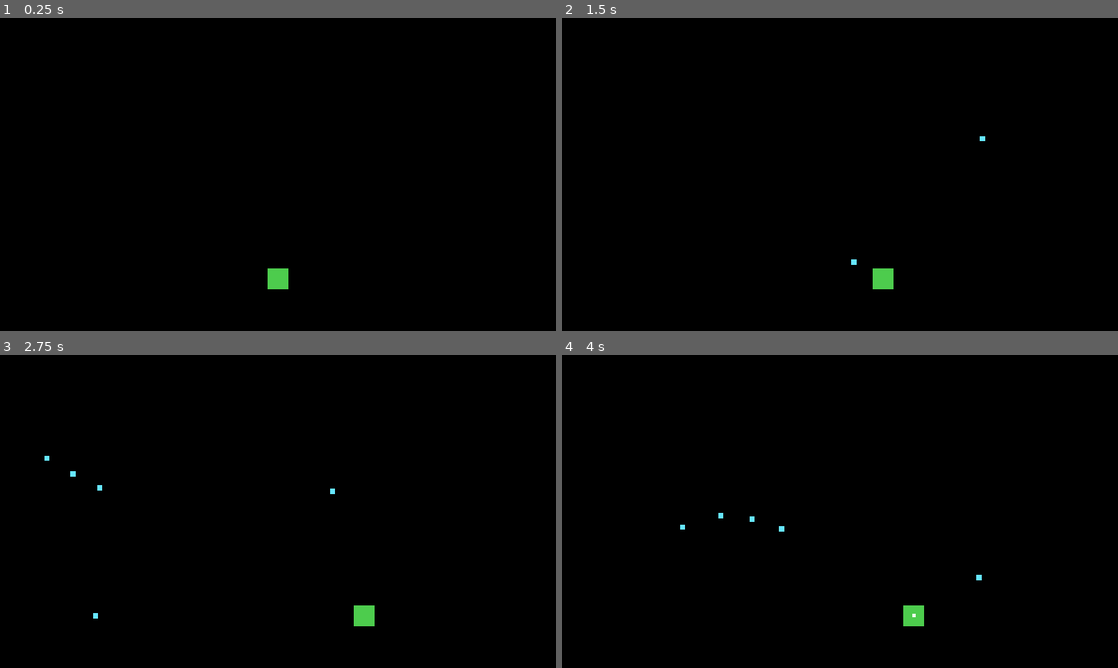
Above: before the commit, frames 1-4 (two rows, left to right).
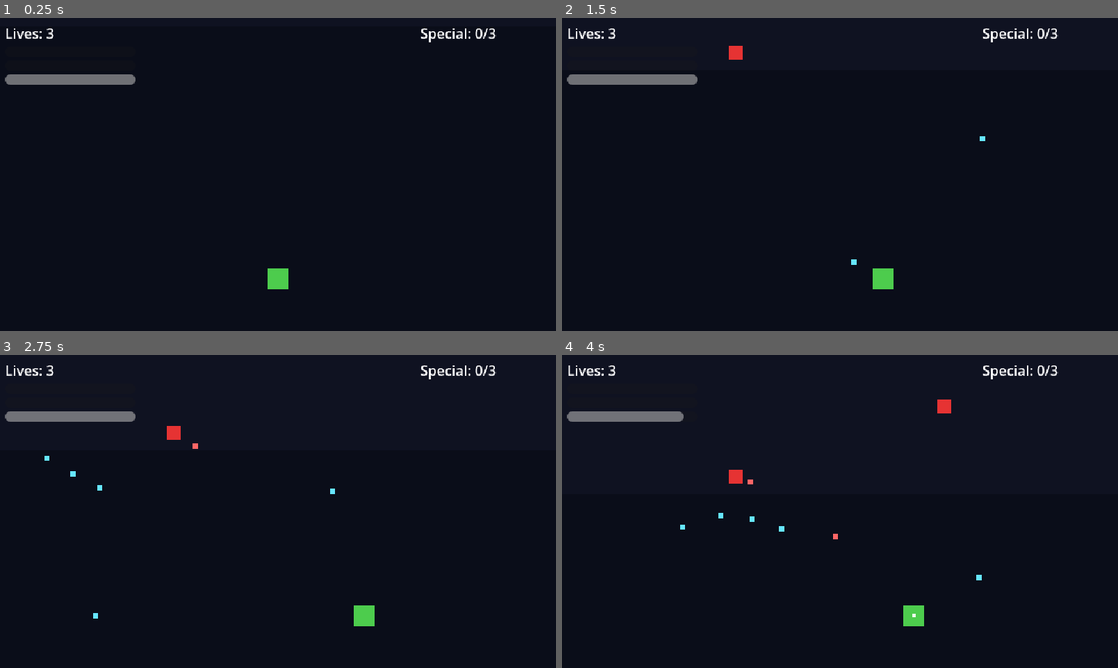
Above: after the commit, the same moments.

Repository: Funfetsunk/terra-intercept
Game: Godot game, scene res://scenes/levels/vertical_slice.tscn
Two runs of this game, one before a commit and one after it. Both use one fixed random seed, a clock stepped at 60 frames per second and the inputs below.
Inputs (mouse positions are in pixels of both pictures, inside the frame that each line leads up to):
- Up to frame 1 (0.25 s): no input
- Up to frame 2 (1.5 s): tap Enter (ui_accept) at 0.5, 0.77 s; move the mouse to (962, 158) at 0.52 s; hold D (p1_move_right) 0.53-1.25 s; click (962, 158) at 0.6 s; drag from (728, 190) to (884, 277) at 1.27 s
- Up to frame 3 (2.75 s): move the mouse to (333, 442) at 2.02 s; hold D (p1_move_right) from 2.03 s (still down); right-click (333, 442) at 2.1 s; click (333, 442) at 2.17 s
- Up to frame 4 (4 s): release D (p1_move_right) at 2.75 s; drag from (812, 574) to (673, 464) at 2.77 s; move the mouse to (1006, 558) at 3.52 s; hold A (p1_move_left) from 3.53 s (still down); hold Shift (p1_focus) from 3.53 s (still down); click (1006, 558) at 3.67 s; tap Enter (ui_accept) at 3.77 s

The runs differ from the first frame. In frame 1, 100% of the frame differs, in the area x 0-100%, y 0-100%; in frame 2, 100%; in frame 3, 100%; in frame 4, 100%.

Commit message:
Add HUD, enemy types, boss, and vertical slice level
EnemyBase shared movement/pattern-firing logic with Drone, Swarmer,
and Spinner variants; a two-phase Boss; a placeholder HUD bound to
player signals; a scrolling background; and a data-driven
EnemySpawner tying it all together in vertical_slice.tscn as the
project's main scene.

Verified in-editor: movement/aim/fire, focus drain/refill,
shield-then-hull damage with hit invincibility, lives/respawn, all
three enemy patterns, the circle special, and boss phase-swap all
behave correctly, holding steady 60fps with 4000 active bullets and
1 draw call on the Iris Xe target hardware.

Co-Authored-By: Claude Sonnet 5 <noreply@anthropic.com>
Claude-Session: https://claude.ai/code/session_01Nh3aPMJzmkSArqwMqRdZHh

Diff:
--- /dev/null
+++ b/data/missions/spawn_boss_01.tres
@@ -0,0 +1,10 @@
+[gd_resource type="Resource" script_class="SpawnEntry" load_steps=3 format=3]
+
+[ext_resource type="Script" path="res://scripts/resources/spawn_entry.gd" id="1"]
+[ext_resource type="PackedScene" path="res://scenes/bosses/boss.tscn" id="2"]
+
+[resource]
+script = ExtResource("1")
+scene = ExtResource("2")
+spawn_time = 18.0
+spawn_position = Vector2(320, -60)
--- /dev/null
+++ b/data/missions/spawn_drone_01.tres
@@ -0,0 +1,10 @@
+[gd_resource type="Resource" script_class="SpawnEntry" load_steps=3 format=3]
+
+[ext_resource type="Script" path="res://scripts/resources/spawn_entry.gd" id="1"]
+[ext_resource type="PackedScene" path="res://scenes/enemies/drone.tscn" id="2"]
+
+[resource]
+script = ExtResource("1")
+scene = ExtResource("2")
+spawn_time = 1.0
+spawn_position = Vector2(200, 20)
--- /dev/null
+++ b/data/missions/spawn_drone_02.tres
@@ -0,0 +1,10 @@
+[gd_resource type="Resource" script_class="SpawnEntry" load_steps=3 format=3]
+
+[ext_resource type="Script" path="res://scripts/resources/spawn_entry.gd" id="1"]
+[ext_resource type="PackedScene" path="res://scenes/enemies/drone.tscn" id="2"]
+
+[resource]
+script = ExtResource("1")
+scene = ExtResource("2")
+spawn_time = 3.0
+spawn_position = Vector2(440, 20)
--- /dev/null
+++ b/data/missions/spawn_drone_03.tres
@@ -0,0 +1,10 @@
+[gd_resource type="Resource" script_class="SpawnEntry" load_steps=3 format=3]
+
+[ext_resource type="Script" path="res://scripts/resources/spawn_entry.gd" id="1"]
+[ext_resource type="PackedScene" path="res://scenes/enemies/drone.tscn" id="2"]
+
+[resource]
+script = ExtResource("1")
+scene = ExtResource("2")
+spawn_time = 14.0
+spawn_position = Vector2(320, 20)
--- /dev/null
+++ b/data/missions/spawn_spinner_01.tres
@@ -0,0 +1,10 @@
+[gd_resource type="Resource" script_class="SpawnEntry" load_steps=3 format=3]
+
+[ext_resource type="Script" path="res://scripts/resources/spawn_entry.gd" id="1"]
+[ext_resource type="PackedScene" path="res://scenes/enemies/spinner.tscn" id="2"]
+
+[resource]
+script = ExtResource("1")
+scene = ExtResource("2")
+spawn_time = 11.0
+spawn_position = Vector2(320, 20)
--- /dev/null
+++ b/data/missions/spawn_swarmer_01.tres
@@ -0,0 +1,10 @@
+[gd_resource type="Resource" script_class="SpawnEntry" load_steps=3 format=3]
+
+[ext_resource type="Script" path="res://scripts/resources/spawn_entry.gd" id="1"]
+[ext_resource type="PackedScene" path="res://scenes/enemies/swarmer.tscn" id="2"]
+
+[resource]
+script = ExtResource("1")
+scene = ExtResource("2")
+spawn_time = 6.0
+spawn_position = Vector2(150, 20)
--- /dev/null
+++ b/data/missions/spawn_swarmer_02.tres
@@ -0,0 +1,10 @@
+[gd_resource type="Resource" script_class="SpawnEntry" load_steps=3 format=3]
+
+[ext_resource type="Script" path="res://scripts/resources/spawn_entry.gd" id="1"]
+[ext_resource type="PackedScene" path="res://scenes/enemies/swarmer.tscn" id="2"]
+
+[resource]
+script = ExtResource("1")
+scene = ExtResource("2")
+spawn_time = 8.0
+spawn_position = Vector2(490, 20)
--- /dev/null
+++ b/scenes/bosses/boss.gd
@@ -0,0 +1,20 @@
+extends EnemyBase
+
+@export var hover_y: float = 70.0
+
+var _phase2_active: bool = false
+
+func _process_movement(delta: float) -> void:
+	if global_position.y < hover_y:
+		global_position.y = min(hover_y, global_position.y + data.move_speed * delta)
+
+func take_damage(amount: float) -> bool:
+	var was_kill: bool = super.take_damage(amount)
+	var bd: BossData = data as BossData
+	if not _phase2_active and bd != null and hull_current <= bd.hull_max * bd.phase_2_hp_threshold:
+		_phase2_active = true
+		_current_pattern = bd.phase_2_pattern
+		_burst_index = 0
+		if _current_pattern != null:
+			_rng.seed = _current_pattern.rng_seed
+	return was_kill
--- /dev/null
+++ b/scenes/bosses/boss.tscn
@@ -0,0 +1,26 @@
+[gd_scene format=3 uid="uid://8an6xs20iikn"]
+
+[ext_resource type="Script" uid="uid://blx0exha146r7" path="res://scenes/bosses/boss.gd" id="1_rdia2"]
+[ext_resource type="Resource" path="res://data/enemies/boss_data.tres" id="2_buxl7"]
+
+[sub_resource type="CircleShape2D" id="CircleShape2D_tsxae"]
+radius = 32.0
+
+[node name="Boss" type="Node2D" unique_id=1719301672]
+script = ExtResource("1_rdia2")
+data = ExtResource("2_buxl7")
+
+[node name="Sprite" type="ColorRect" parent="." unique_id=452256481]
+offset_left = -40.0
+offset_top = -40.0
+offset_right = 40.0
+offset_bottom = 40.0
+mouse_filter = 2
+color = Color(0.55, 0.1, 0.15, 1)
+
+[node name="Hitbox" type="Area2D" parent="." unique_id=524534122]
+collision_layer = 4
+collision_mask = 0
+
+[node name="CollisionShape2D" type="CollisionShape2D" parent="Hitbox" unique_id=226634705]
+shape = SubResource("CircleShape2D_tsxae")
--- /dev/null
+++ b/scenes/enemies/drone.gd
@@ -0,0 +1,6 @@
+extends EnemyBase
+
+func _process_movement(delta: float) -> void:
+	global_position.y += data.move_speed * delta
+	if global_position.y > despawn_y:
+		queue_free()
--- /dev/null
+++ b/scenes/enemies/drone.tscn
@@ -0,0 +1,26 @@
+[gd_scene format=3 uid="uid://dtnhnyl0x1y01"]
+
+[ext_resource type="Script" uid="uid://b7oa2k2dr8s8b" path="res://scenes/enemies/drone.gd" id="1_y3ws1"]
+[ext_resource type="Resource" path="res://data/enemies/drone_data.tres" id="2_dyfay"]
+
+[sub_resource type="CircleShape2D" id="CircleShape2D_xgp3v"]
+radius = 8.0
+
+[node name="Drone" type="Node2D" unique_id=1407336247]
+script = ExtResource("1_y3ws1")
+data = ExtResource("2_dyfay")
+
+[node name="Sprite" type="ColorRect" parent="." unique_id=1197201755]
+offset_left = -8.0
+offset_top = -8.0
+offset_right = 8.0
+offset_bottom = 8.0
+mouse_filter = 2
+color = Color(0.9, 0.2, 0.2, 1)
+
+[node name="Hitbox" type="Area2D" parent="." unique_id=827291806]
+collision_layer = 4
+collision_mask = 0
+
+[node name="CollisionShape2D" type="CollisionShape2D" parent="Hitbox" unique_id=137391378]
+shape = SubResource("CircleShape2D_xgp3v")
--- /dev/null
+++ b/scenes/enemies/spinner.gd
@@ -0,0 +1,7 @@
+extends EnemyBase
+
+@export var hover_y: float = 90.0
+
+func _process_movement(delta: float) -> void:
+	if global_position.y < hover_y:
+		global_position.y = min(hover_y, global_position.y + data.move_speed * delta)
--- /dev/null
+++ b/scenes/enemies/spinner.tscn
@@ -0,0 +1,26 @@
+[gd_scene format=3 uid="uid://c0sc58a1pi75i"]
+
+[ext_resource type="Script" uid="uid://bt14cegymgsre" path="res://scenes/enemies/spinner.gd" id="1_ri1m3"]
+[ext_resource type="Resource" path="res://data/enemies/spinner_data.tres" id="2_3ywtc"]
+
+[sub_resource type="CircleShape2D" id="CircleShape2D_bv7vm"]
+radius = 9.0
+
+[node name="Spinner" type="Node2D" unique_id=809012489]
+script = ExtResource("1_ri1m3")
+data = ExtResource("2_3ywtc")
+
+[node name="Sprite" type="ColorRect" parent="." unique_id=160682957]
+offset_left = -9.0
+offset_top = -9.0
+offset_right = 9.0
+offset_bottom = 9.0
+mouse_filter = 2
+color = Color(0.7, 0.2, 0.9, 1)
+
+[node name="Hitbox" type="Area2D" parent="." unique_id=440482796]
+collision_layer = 4
+collision_mask = 0
+
+[node name="CollisionShape2D" type="CollisionShape2D" parent="Hitbox" unique_id=769391360]
+shape = SubResource("CircleShape2D_bv7vm")
--- /dev/null
+++ b/scenes/enemies/swarmer.gd
@@ -0,0 +1,18 @@
+extends EnemyBase
+
+@export var strafe_amplitude_px: float = 40.0
+@export var strafe_frequency_hz: float = 0.6
+
+var _spawn_x: float = 0.0
+var _elapsed: float = 0.0
+
+func _ready() -> void:
+	super._ready()
+	_spawn_x = global_position.x
+
+func _process_movement(delta: float) -> void:
+	_elapsed += delta
+	global_position.y += data.move_speed * delta
+	global_position.x = _spawn_x + sin(_elapsed * TAU * strafe_frequency_hz) * strafe_amplitude_px
+	if global_position.y > despawn_y:
+		queue_free()
--- /dev/null
+++ b/scenes/enemies/swarmer.tscn
@@ -0,0 +1,26 @@
+[gd_scene format=3 uid="uid://c2ntt3im5qe7m"]
+
+[ext_resource type="Script" uid="uid://c80pw5bvot3ny" path="res://scenes/enemies/swarmer.gd" id="1_u711w"]
+[ext_resource type="Resource" path="res://data/enemies/swarmer_data.tres" id="2_big0i"]
+
+[sub_resource type="CircleShape2D" id="CircleShape2D_8lfaa"]
+radius = 7.0
+
+[node name="Swarmer" type="Node2D" unique_id=676977858]
+script = ExtResource("1_u711w")
+data = ExtResource("2_big0i")
+
+[node name="Sprite" type="ColorRect" parent="." unique_id=1980332653]
+offset_left = -7.0
+offset_top = -7.0
+offset_right = 7.0
+offset_bottom = 7.0
+mouse_filter = 2
+color = Color(0.95, 0.55, 0.1, 1)
+
+[node name="Hitbox" type="Area2D" parent="." unique_id=1263550476]
+collision_layer = 4
+collision_mask = 0
+
+[node name="CollisionShape2D" type="CollisionShape2D" parent="Hitbox" unique_id=1016792493]
+shape = SubResource("CircleShape2D_8lfaa")
--- /dev/null
+++ b/scenes/hud/hud.gd
@@ -0,0 +1,36 @@
+extends CanvasLayer
+
+@onready var _lives_label: Label = $HUDRoot/LeftPanel/LivesLabel
+@onready var _shield_bar: ProgressBar = $HUDRoot/LeftPanel/ShieldBar
+@onready var _hull_bar: ProgressBar = $HUDRoot/LeftPanel/HullBar
+@onready var _focus_bar: ProgressBar = $HUDRoot/LeftPanel/FocusBar
+@onready var _special_label: Label = $HUDRoot/RightPanel/SpecialChargesLabel
+
+var _game_state: Node = null
+
+func bind_player(player: Node) -> void:
+	player.shield_changed.connect(_on_shield_changed)
+	player.hull_changed.connect(_on_hull_changed)
+	player.focus_changed.connect(_on_focus_changed)
+	player.special_charges_changed.connect(_on_special_changed)
+	_game_state = get_node("/root/GameState")
+	_game_state.life_lost.connect(_on_life_lost)
+	_lives_label.text = "Lives: %d" % _game_state.lives_remaining
+
+func _on_shield_changed(current: float, max_value: float) -> void:
+	_shield_bar.max_value = max_value
+	_shield_bar.value = current
+
+func _on_hull_changed(current: float, max_value: float) -> void:
+	_hull_bar.max_value = max_value
+	_hull_bar.value = current
+
+func _on_focus_changed(current: float, max_value: float) -> void:
+	_focus_bar.max_value = max_value
+	_focus_bar.value = current
+
+func _on_special_changed(current: int, max_value: int) -> void:
+	_special_label.text = "Special: %d/%d" % [current, max_value]
+
+func _on_life_lost(lives_remaining: int) -> void:
+	_lives_label.text = "Lives: %d" % lives_remaining
--- /dev/null
+++ b/scenes/hud/hud.tscn
@@ -0,0 +1,50 @@
+[gd_scene format=3 uid="uid://c1woeggvkgk0f"]
+
+[ext_resource type="Script" uid="uid://d0v1ssq1rlq0w" path="res://scenes/hud/hud.gd" id="1_48c2t"]
+
+[node name="HUD" type="CanvasLayer" unique_id=1725720245]
+script = ExtResource("1_48c2t")
+
+[node name="HUDRoot" type="Control" parent="." unique_id=1802526821]
+layout_mode = 3
+anchors_preset = 0
+offset_right = 640.0
+offset_bottom = 360.0
+mouse_filter = 2
+
+[node name="LeftPanel" type="VBoxContainer" parent="HUDRoot" unique_id=2079910361]
+layout_mode = 0
+offset_left = 6.0
+offset_top = 6.0
+offset_right = 156.0
+offset_bottom = 96.0
+
+[node name="LivesLabel" type="Label" parent="HUDRoot/LeftPanel" unique_id=1862482661]
+layout_mode = 2
+text = "Lives: 3"
+
+[node name="ShieldBar" type="ProgressBar" parent="HUDRoot/LeftPanel" unique_id=1070524969]
+custom_minimum_size = Vector2(120, 12)
+layout_mode = 2
+show_percentage = false
+
+[node name="HullBar" type="ProgressBar" parent="HUDRoot/LeftPanel" unique_id=1171664975]
+custom_minimum_size = Vector2(120, 12)
+layout_mode = 2
+show_percentage = false
+
+[node name="FocusBar" type="ProgressBar" parent="HUDRoot/LeftPanel" unique_id=2050544513]
+custom_minimum_size = Vector2(120, 12)
+layout_mode = 2
+show_percentage = false
+
+[node name="RightPanel" type="VBoxContainer" parent="HUDRoot" unique_id=83778539]
+layout_mode = 0
+offset_left = 484.0
+offset_top = 6.0
+offset_right = 634.0
+offset_bottom = 46.0
+
+[node name="SpecialChargesLabel" type="Label" parent="HUDRoot/RightPanel" unique_id=650194307]
+layout_mode = 2
+text = "Special: 0/3"
--- /dev/null
+++ b/scenes/levels/scrolling_background.gd
@@ -0,0 +1,12 @@
+extends Node2D
+
+@export var scroll_speed: float = 40.0
+@export var panel_height: float = 360.0
+
+@onready var _panels: Array[Control] = [$PanelA, $PanelB]
+
+func _physics_process(delta: float) -> void:
+	for panel: Control in _panels:
+		panel.position.y += scroll_speed * delta
+		if panel.position.y >= panel_height:
+			panel.position.y -= panel_height * 2.0
--- /dev/null
+++ b/scenes/levels/vertical_slice.gd
@@ -0,0 +1,8 @@
+extends Node2D
+
+@onready var _player: Node = $PlayerShip
+@onready var _hud: CanvasLayer = $HUD
+
+func _ready() -> void:
+	get_node("/root/GameState").start_new_run()
+	_hud.bind_player(_player)
--- a/scenes/levels/vertical_slice.tscn
+++ b/scenes/levels/vertical_slice.tscn
@@ -1,14 +1,20 @@
 [gd_scene format=3 uid="uid://dggg7ddlqp3vc"]
 
+[ext_resource type="Script" uid="uid://ebhoutquxh0v" path="res://scenes/levels/vertical_slice.gd" id="1_c33km"]
 [ext_resource type="PackedScene" uid="uid://bveh1trv7wuqf" path="res://scenes/player/player_ship.tscn" id="1_s6fwv"]
 [ext_resource type="Script" uid="uid://brvoh5s303sqb" path="res://scenes/player/player_ship.gd" id="2_7dx74"]
 [ext_resource type="Resource" path="res://data/ships/guardian_ship_data.tres" id="3_cjj60"]
 [ext_resource type="Script" uid="uid://ncywel0e8vw1" path="res://scenes/specials/squad_special_circle.gd" id="4_c33km"]
+[ext_resource type="PackedScene" uid="uid://c1woeggvkgk0f" path="res://scenes/hud/hud.tscn" id="6_yqhg2"]
+[ext_resource type="Script" uid="uid://d0v1ssq1rlq0w" path="res://scenes/hud/hud.gd" id="7_akqp4"]
+[ext_resource type="Script" uid="uid://c6cns2cik14l2" path="res://scenes/levels/scrolling_background.gd" id="8_akqp4"]
+[ext_resource type="Script" uid="uid://bgoiagdeo8ki4" path="res://scripts/systems/enemy_spawner.gd" id="9_axun0"]
 
 [sub_resource type="CircleShape2D" id="CircleShape2D_kjavq"]
 radius = 2.0
 
 [node name="VerticalSlice" type="Node2D" unique_id=1011628576]
+script = ExtResource("1_c33km")
 
 [node name="PlayerShip" type="Node2D" parent="." unique_id=1276083379 instance=ExtResource("1_s6fwv")]
 position = Vector2(320, 300)
@@ -41,3 +47,69 @@
 [node name="SpecialCircleVFX" type="Node2D" parent="PlayerShip" unique_id=1062415370]
 visible = false
 script = ExtResource("4_c33km")
+
+[node name="HUD" type="CanvasLayer" parent="." unique_id=1725720245 instance=ExtResource("6_yqhg2")]
+script = ExtResource("7_akqp4")
+
+[node name="HUDRoot" type="Control" parent="HUD" unique_id=1802526821]
+layout_mode = 3
+anchors_preset = 0
+offset_right = 640.0
+offset_bottom = 360.0
+mouse_filter = 2
+
+[node name="LeftPanel" type="VBoxContainer" parent="HUD/HUDRoot" unique_id=2079910361]
+layout_mode = 0
+offset_left = 6.0
+offset_top = 6.0
+offset_right = 156.0
+offset_bottom = 96.0
+
+[node name="LivesLabel" type="Label" parent="HUD/HUDRoot/LeftPanel" unique_id=1862482661]
+layout_mode = 2
+text = "Lives: 3"
+
+[node name="ShieldBar" type="ProgressBar" parent="HUD/HUDRoot/LeftPanel" unique_id=1070524969]
+custom_minimum_size = Vector2(120, 12)
+layout_mode = 2
+show_percentage = false
+
+[node name="HullBar" type="ProgressBar" parent="HUD/HUDRoot/LeftPanel" unique_id=1171664975]
+custom_minimum_size = Vector2(120, 12)
+layout_mode = 2
+show_percentage = false
+
+[node name="FocusBar" type="ProgressBar" parent="HUD/HUDRoot/LeftPanel" unique_id=2050544513]
+custom_minimum_size = Vector2(120, 12)
+layout_mode = 2
+show_percentage = false
+
+[node name="RightPanel" type="VBoxContainer" parent="HUD/HUDRoot" unique_id=83778539]
+layout_mode = 0
+offset_left = 484.0
+offset_top = 6.0
+offset_right = 634.0
+offset_bottom = 46.0
+
+[node name="SpecialChargesLabel" type="Label" parent="HUD/HUDRoot/RightPanel" unique_id=650194307]
+layout_mode = 2
+text = "Special: 0/3"
+
+[node name="Background" type="Node2D" parent="." unique_id=1016031914]
+z_index = -10
+script = ExtResource("8_akqp4")
+
+[node name="PanelA" type="ColorRect" parent="Background" unique_id=1404735857]
+offset_right = 640.0
+offset_bottom = 360.0
+mouse_filter = 2
+color = Color(0.04, 0.05, 0.1, 1)
+
+[node name="PanelB" type="ColorRect" parent="Background" unique_id=1910658661]
+offset_top = -360.0
+offset_right = 640.0
+mouse_filter = 2
+color = Color(0.06, 0.07, 0.13, 1)
+
+[node name="EnemySpawner" type="Node" parent="." unique_id=962530199]
+script = ExtResource("9_axun0")
--- /dev/null
+++ b/scripts/enemies/enemy_base.gd
@@ -0,0 +1,77 @@
+extends Node2D
+class_name EnemyBase
+
+signal enemy_destroyed(enemy: Node2D, score_value: int)
+
+@export var data: EnemyData
+@export var despawn_y: float = 400.0
+
+var hull_current: float = 0.0
+
+var _bullets: Node = null
+var _rng: RandomNumberGenerator = RandomNumberGenerator.new()
+var _burst_timer: float = 0.0
+var _burst_index: int = 0
+var _current_pattern: BulletPatternData = null
+
+func _ready() -> void:
+	_bullets = get_node("/root/BulletManager")
+	hull_current = data.hull_max
+	_current_pattern = data.pattern
+	if _current_pattern != null:
+		_rng.seed = _current_pattern.rng_seed
+		_burst_timer = _current_pattern.burst_interval
+	_bullets.register_enemy(self)
+
+func _exit_tree() -> void:
+	if _bullets != null:
+		_bullets.unregister_enemy(self)
+
+func _physics_process(delta: float) -> void:
+	_process_movement(delta)
+	_process_pattern(delta)
+
+func _process_movement(_delta: float) -> void:
+	pass
+
+func _process_pattern(delta: float) -> void:
+	if _current_pattern == null:
+		return
+	_burst_timer -= delta
+	if _burst_timer <= 0.0:
+		_fire_burst(_current_pattern)
+		_burst_timer += _current_pattern.burst_interval
+
+func _fire_burst(pattern: BulletPatternData) -> void:
+	var base_angle_deg: float = pattern.fixed_angle_degrees + pattern.rotation_per_burst_degrees * _burst_index
+	if pattern.aim_at_player:
+		var to_player: Vector2 = _bullets.get_player_position() - global_position
+		base_angle_deg = rad_to_deg(to_player.angle())
+	var count: int = max(1, pattern.burst_size)
+	var full_ring: bool = is_equal_approx(pattern.angle_spread_degrees, 360.0)
+	var angle_step: float = 0.0
+	if count > 1:
+		angle_step = pattern.angle_spread_degrees / float(count) if full_ring else pattern.angle_spread_degrees / float(count - 1)
+	for i in range(count):
+		var offset: float = angle_step * float(i) if full_ring else (-pattern.angle_spread_degrees / 2.0 + angle_step * float(i))
+		var angle_deg: float = base_angle_deg + offset
+		if pattern.jitter_degrees > 0.0:
+			angle_deg += _rng.randf_range(-pattern.jitter_degrees, pattern.jitter_degrees)
+		var rad: float = deg_to_rad(angle_deg)
+		var dir: Vector2 = Vector2(cos(rad), sin(rad))
+		_bullets.spawn_enemy_bullet(global_position, dir, pattern.bullet_speed, pattern.bullet_radius, pattern.bullet_color, pattern.bullet_lifetime, pattern.bullet_damage)
+	_burst_index += 1
+
+func take_damage(amount: float) -> bool:
+	hull_current = max(0.0, hull_current - amount)
+	if hull_current <= 0.0:
+		_die()
+		return true
+	return false
+
+func _die() -> void:
+	enemy_destroyed.emit(self, data.score_value)
+	queue_free()
+
+func get_hitbox_radius() -> float:
+	return data.hitbox_radius
--- /dev/null
+++ b/scripts/systems/enemy_spawner.gd
@@ -0,0 +1,30 @@
+extends Node
+
+@export var spawn_entries: Array[SpawnEntry] = [
+	preload("res://data/missions/spawn_drone_01.tres"),
+	preload("res://data/missions/spawn_drone_02.tres"),
+	preload("res://data/missions/spawn_swarmer_01.tres"),
+	preload("res://data/missions/spawn_swarmer_02.tres"),
+	preload("res://data/missions/spawn_spinner_01.tres"),
+	preload("res://data/missions/spawn_drone_03.tres"),
+	preload("res://data/missions/spawn_boss_01.tres"),
+]
+
+var _elapsed: float = 0.0
+var _next_index: int = 0
+
+func _ready() -> void:
+	spawn_entries.sort_custom(func(a: SpawnEntry, b: SpawnEntry) -> bool: return a.spawn_time < b.spawn_time)
+
+func _physics_process(delta: float) -> void:
+	_elapsed += delta
+	while _next_index < spawn_entries.size() and spawn_entries[_next_index].spawn_time <= _elapsed:
+		_spawn(spawn_entries[_next_index])
+		_next_index += 1
+
+func _spawn(entry: SpawnEntry) -> void:
+	if entry.scene == null:
+		return
+	var instance: Node2D = entry.scene.instantiate()
+	get_parent().call_deferred("add_child", instance)
+	instance.global_position = entry.spawn_position
Not shown, added: scenes/bosses/boss.gd.uid
Not shown, added: scenes/enemies/drone.gd.uid
Not shown, added: scenes/enemies/spinner.gd.uid
Not shown, added: scenes/enemies/swarmer.gd.uid
Not shown, added: scenes/hud/hud.gd.uid
Not shown, added: scenes/levels/scrolling_background.gd.uid
Not shown, added: scenes/levels/vertical_slice.gd.uid
Not shown, added: scripts/enemies/enemy_base.gd.uid
Not shown, added: scripts/systems/enemy_spawner.gd.uid
